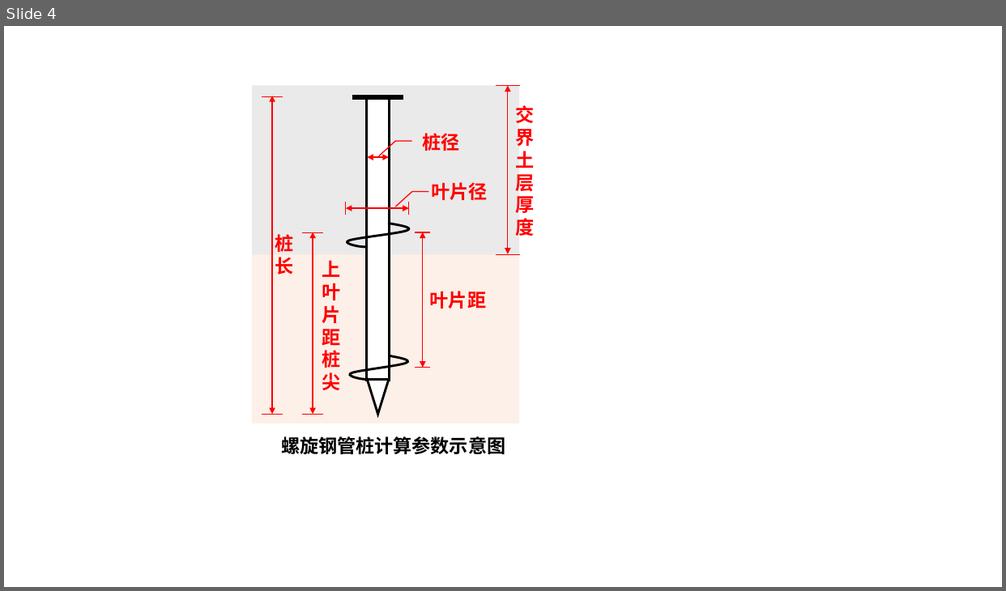
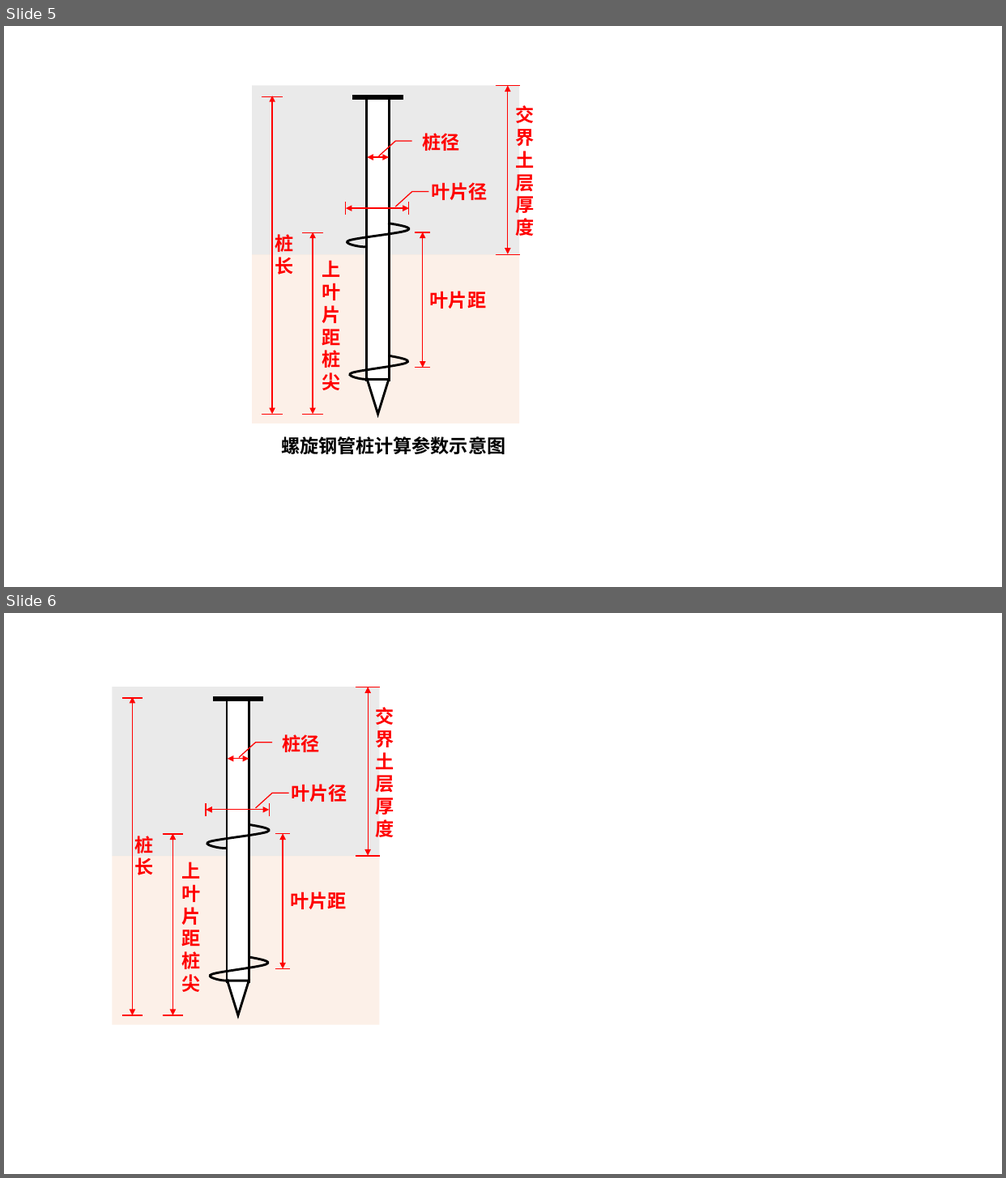
Before and after one commit to Learners506/VScode, a slide deck: Foundation/新建Microsoft PowerPoint 演示文稿.pptx. Shown one above the other, each under a label of ours: slide 4 before the commit, slides 5 and 6 after it. The pictures are 1006x591 and 1006x1178 pixels, drawn with LibreOffice and Linux fonts; fonts in the diff are those of the drawing. Boxes give left, top, right and bottom in pixels: in the first picture for what was removed or moved away, otherwise in the second. Text is boxed around its words. In the diff, an @@ line names an element or a change of style, - is before the commit and + after.

```diff
--- a/Foundation/新建Microsoft PowerPoint 演示文稿.pptx
+++ b/Foundation/新建Microsoft PowerPoint 演示文稿.pptx
@@ slide 6 added at (x1=4, y1=613, x2=1002, y2=1174), background #FFFFFF @@
@@ group added at (x1=112, y1=687, x2=394, y2=1025): 10 lines, 6 double arrows, 6 texts, 4 rectangles, 4 freeform shapes, 1 triangle @@
+叶片距
+上叶片距桩尖
+桩长
+叶片径
+桩径
+交界土层厚度
@@ what was slide 4 is now slide 5 @@
```
Also in this commit, not shown: 4 other slides added, 3 slides removed, 47 other files.
